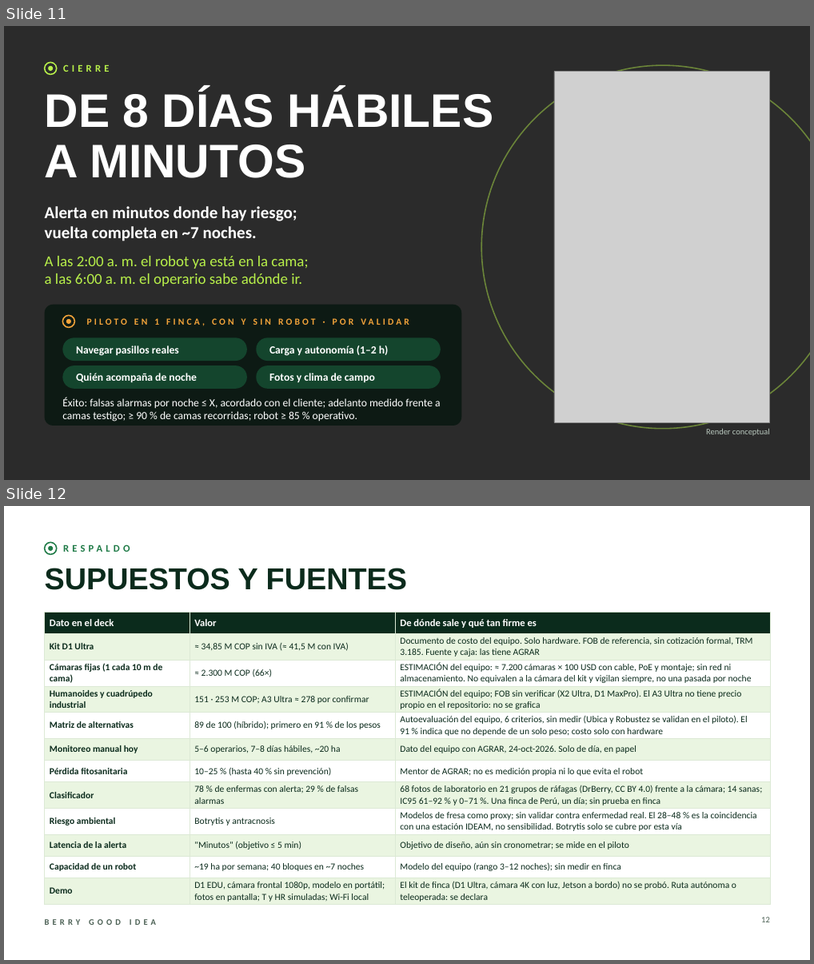
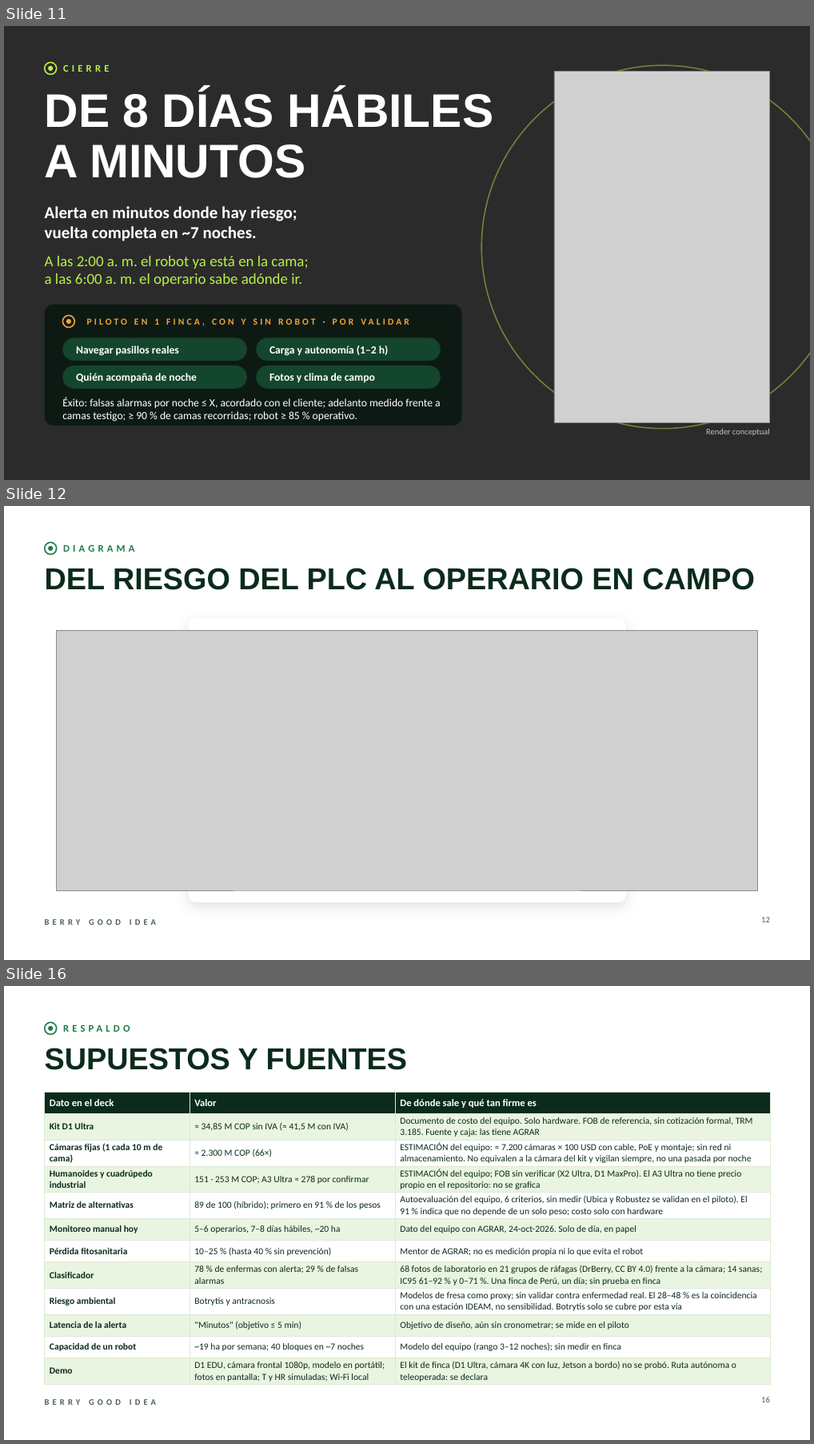
Before and after one commit to SantiagoSantafe/sabanahack2027, a slide deck: presentacion/BerryGoodIdea_pitch.pptx. Shown one above the other, each under a label of ours: slides 11 and 12 before the commit, slides 11, 12 and 16 after it; the slides between them are not shown. The pictures are 814x964 and 814x1444 pixels, drawn with LibreOffice and Linux fonts; fonts in the diff are those of the drawing; grey boxes stand for pictures; background and template pictures are left out; a plain dark background stands for a picture behind light text. Boxes give left, top, right and bottom in pixels: in the first picture for what was removed or moved away, otherwise in the second. Text is boxed around its words. In the diff, an @@ line names an element or a change of style, - is before the commit and + after.

```diff
--- a/presentacion/BerryGoodIdea_pitch.pptx
+++ b/presentacion/BerryGoodIdea_pitch.pptx
@@ slide 12 added at bbox=[4, 506, 810, 960], background picture (left out); not listed: 1 template element that a slide beside it also shows @@
@@ ellipse added at bbox=[45, 542, 57, 554], outline #1E7A46 1.5 pt @@
@@ ellipse added at bbox=[48, 546, 53, 551], fill #1E7A46 @@
@@ text added at bbox=[63, 544, 134, 552], 12 pt, text #1E7A46, bold @@
+DIAGRAMA
@@ title added at bbox=[45, 568, 755, 590], 36 pt, text #0B2B1C, bold @@
+DEL RIESGO DEL PLC AL OPERARIO EN CAMPO
@@ rounded rectangle added at bbox=[189, 618, 626, 902], fill #FFFFFF @@
@@ picture added at bbox=[57, 630, 758, 890] @@
@@ page number added at bbox=[762, 916, 770, 922], 10 pt, text #4A5F53 @@
+12
@@ what was slide 12 is now slide 16 @@
@@ page number at bbox=[762, 1396, 770, 1402]: text changed @@
-12
+16
```
Also in this commit, not shown: 3 other slides added, 14 other files.
